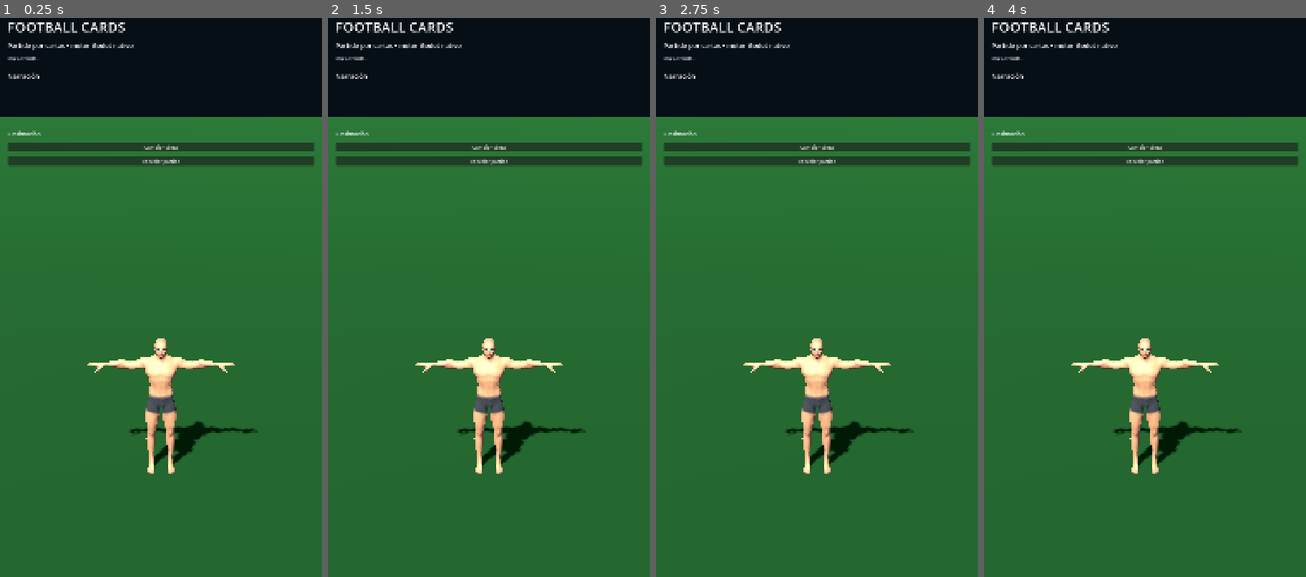
Above: before the commit, frames 1-4 (left to right).
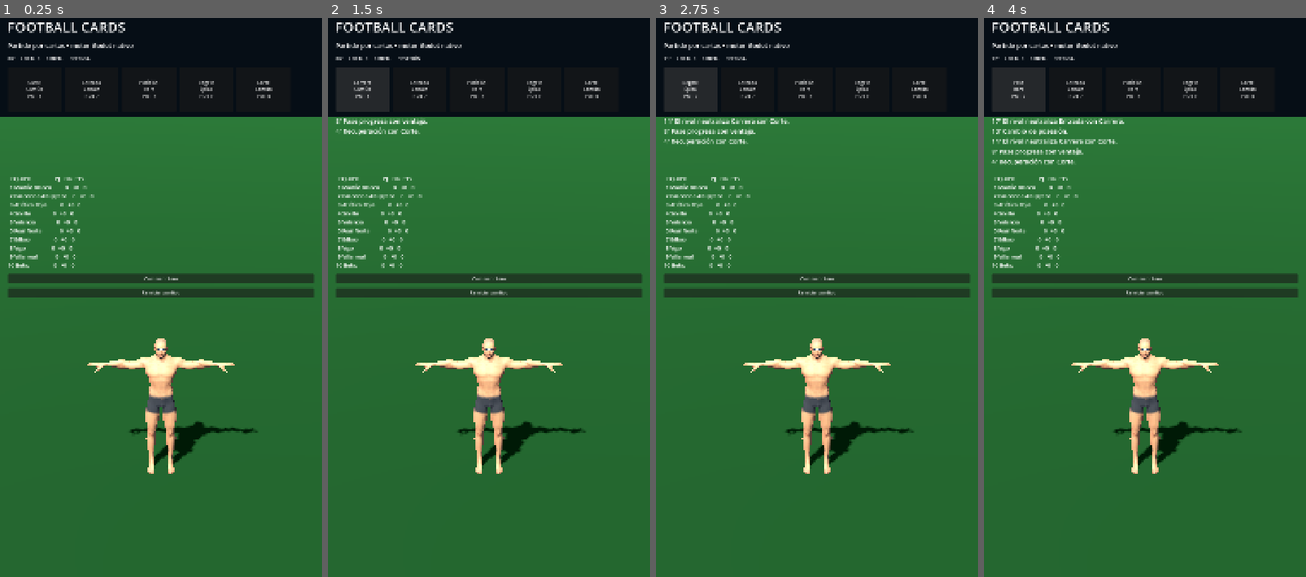
Above: after the commit, the same moments.

Repository: pabloprietorecio-afk/conectar-a-github
Game: Godot game, scene res://scenes/main.tscn
The game is run twice, just before and just after one commit, with the same random seed, the same clock (stepped at 60 frames per second) and the same inputs. This scene is started directly instead of the project's main scene.
Inputs (mouse positions are in pixels of both pictures, inside the frame that each line leads up to):
- Up to frame 1 (0.25 s): no input
- Up to frame 2 (1.5 s): click (363, 90) at 0.5 s, where only the run after the commit has a clickable "Corte Común POT 6"; click (363, 90) at 1.25 s, where only the run after the commit has a clickable "Pase Rara POT 7"
- Up to frame 3 (2.75 s): click (691, 90) at 2 s, where only the run after the commit has a clickable "Carrera Común POT 6"
- Up to frame 4 (4 s): click (1019, 90) at 2.75 s, where only the run after the commit has a clickable "Regate Épica POT 9"; click (1019, 90) at 3.5 s, where only the run after the commit has a clickable "Entrada Rara POT 8"

The runs differ from the first frame. In frame 1, 7.6% of the frame differs, in the area x 2-98%, y 6-50%; in frame 2, 9.1%; in frame 3, 9.3%; in frame 4, 9.5%.
Error before the commit: Parse Error: Expected expression to test after "match". (res://scripts/main.gd:14)

Commit message:
Work from the phone

Diff:
--- a/scripts/app_shell.gd
+++ b/scripts/app_shell.gd
@@ -41,7 +41,7 @@
  _button("ABRIR SOBRE",func():var pack=EconomyService.open_pack(rng);info.text="\n".join(pack.map(func(c):return "%s · %s · %s"%[c.rarity,c.pos,c.ovr])))
  _button("CANJEAR 30 FICHAS → ÉPICA",func():EconomyService.craft("E");_packs());_button("← VOLVER",func():nav.go(&"home"))
 func _match()->void:
- title.text="PARTIDO";var s:=coordinator.state
+ title.text="PARTIDO";var s:Dictionary=coordinator.state
  if s.is_empty():s=coordinator.begin(rng.randi())
  info.text="%02d'   LOCAL %d - %d RIVAL\nPosesión: %s · Energía %.0f%%"%[s.minute,s.score[0],s.score[1],"LOCAL" if s.possession==0 else "RIVAL",s.energy[0]]
  for a in CoreRules.ATTACK:_button(str(a).capitalize(),func(action=a):coordinator.player_action(action);_match())
--- a/scripts/main.gd
+++ b/scripts/main.gd
@@ -1,6 +1,6 @@
 extends Node3D
 
-var match := CardMatch.new()
+var card_match := CardMatch.new()
 var buttons: Array[Button] = []
 @onready var player: PlayerAvatar = $Player
 @onready var weather: WeatherController = $Weather
@@ -11,20 +11,20 @@
 
 func _ready() -> void:
     GameState.start_match()
-    match.changed.connect(_render)
-    match.finished.connect(_match_finished)
-    match.start(int(GameState.current_match.seed))
+    card_match.changed.connect(_render)
+    card_match.finished.connect(_match_finished)
+    card_match.start(int(GameState.current_match.seed))
     for i in 5:
         var b := Button.new()
         b.custom_minimum_size = Vector2(180, 150)
         b.pressed.connect(_play.bind(i))
         cards.add_child(b)
         buttons.append(b)
-    _render(match.snapshot())
+    _render(card_match.snapshot())
 
 func _play(index: int) -> void:
     player.set_motion(5.8)
-    match.play_card(index)
+    card_match.play_card(index)
 
 func _render(s: Dictionary) -> void:
     status.text = "%02d'     LOCAL %d  ·  %d RIVAL     %s" % [s.minute, s.score[0], s.score[1], "POSESIÓN" if s.possession == 0 else "DEFENSA"]
@@ -48,4 +48,4 @@
     weather.set_weather(next, 0.7)
 
 func _on_action_pressed() -> void:
-    match.start(int(Time.get_unix_time_from_system()))
+    card_match.start(int(Time.get_unix_time_from_system()))
